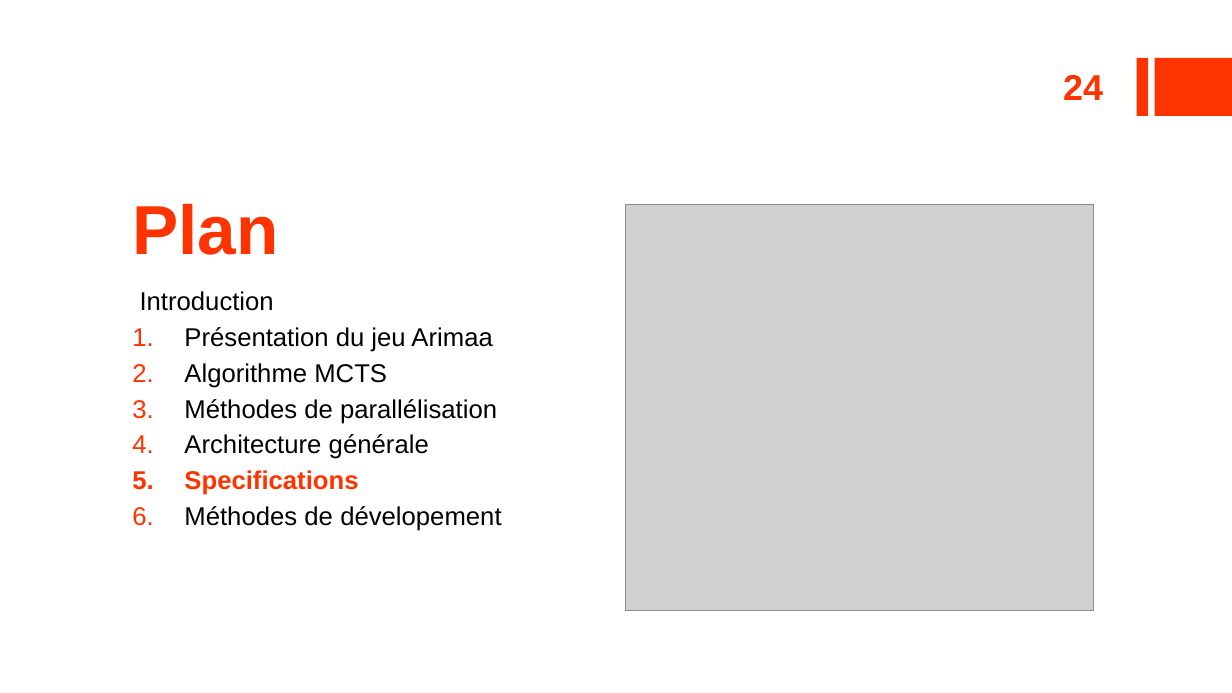
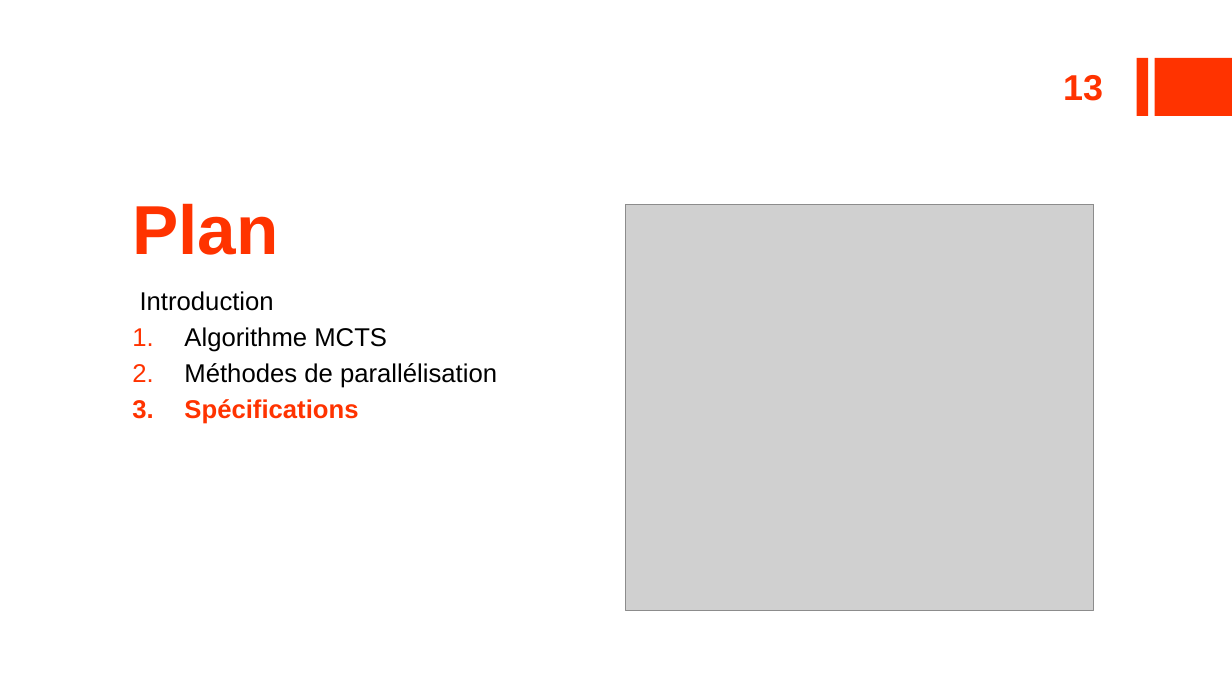
Before and after one commit to ildyria/Arimaa, a slide deck: slide 13 of Docs/Reports/OpenGates Presentation.pptx (slide 24 before the commit). Drawn at 1232x693 pixels with LibreOffice and Linux fonts; fonts in the diff are those of the drawing; grey boxes stand for pictures. Boxes give left, top, right and bottom in pixels: in the first picture for what was removed or moved away, otherwise in the second. Text is boxed around its words. In the diff, an @@ line names an element or a change of style, - is before the commit and + after.

```diff
--- a/Docs/Reports/OpenGates Presentation.pptx
+++ b/Docs/Reports/OpenGates Presentation.pptx
@@ page number at bbox=[1063, 75, 1103, 101]: text changed @@
-24
+13
@@ text at bbox=[184, 327, 492, 352]: paragraph removed @@
-1. Présentation du jeu Arimaa
@@ text at bbox=[184, 399, 358, 424]: text changed; text colour #000000 to #FF3300; bold on @@
-4. Architecture générale
-5. Specifications
-6. Méthodes de dévelopement
+3. Spécifications
```
Also in this commit, not shown: 8 other slides changed, 2 slides added, 14 slides removed, 4 other files.
